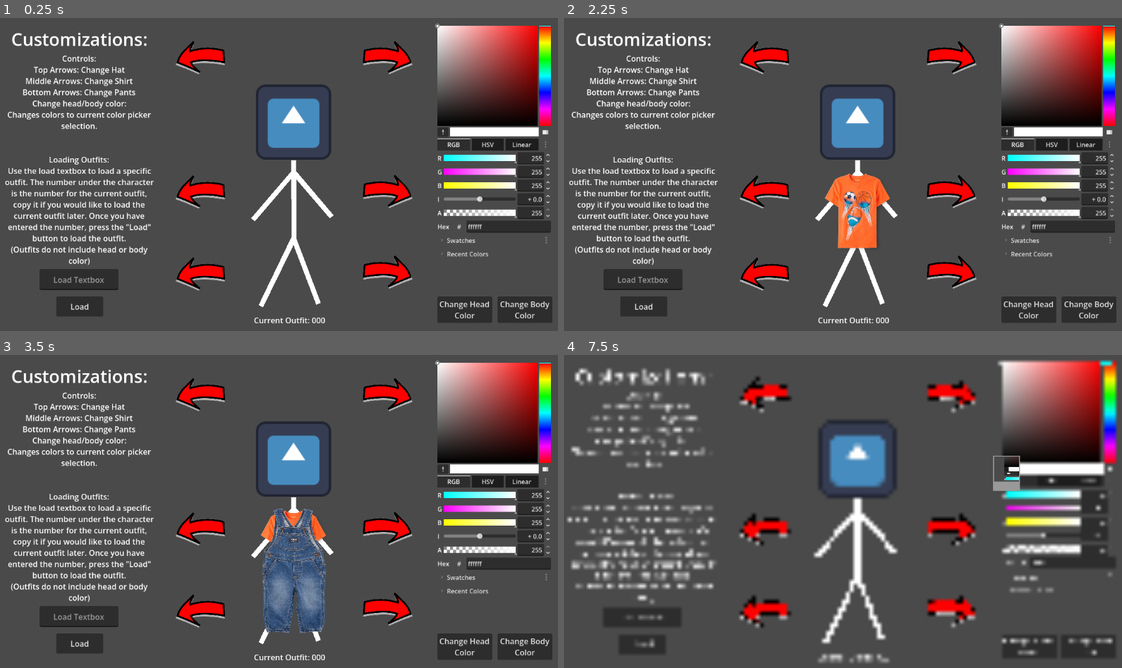
Above: before the commit, frames 1-4 (two rows, left to right).
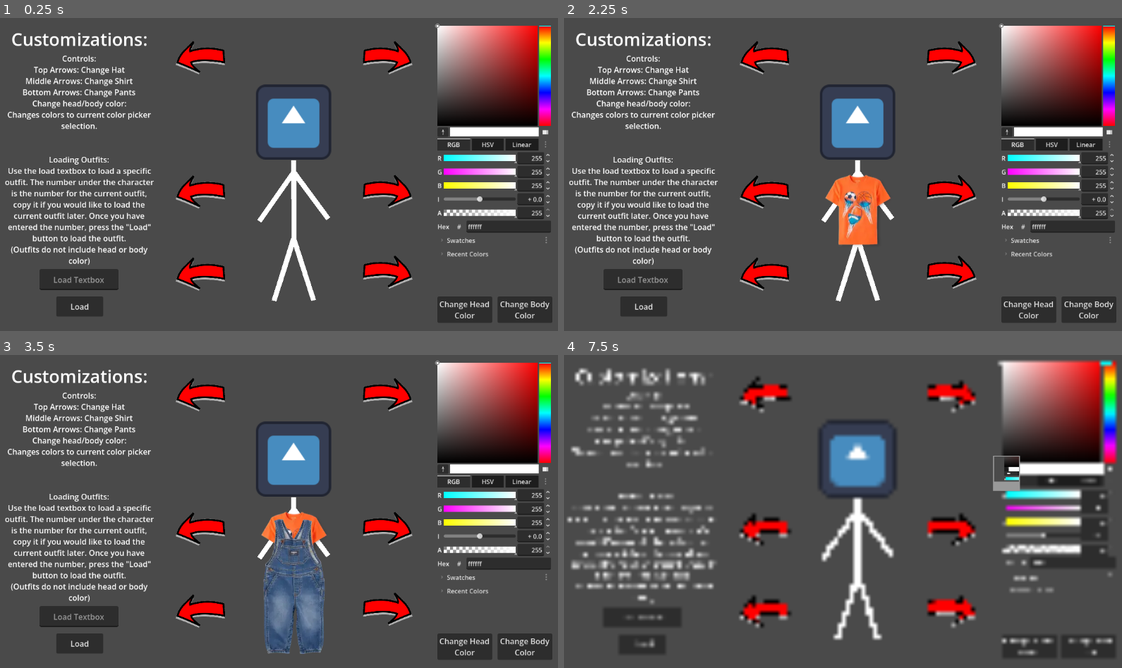
Above: after the commit, the same moments.

Repository: CISC204-S26/project3-rodrigoq
Game: Godot game, scene res://Scenes/Main.tscn
Two runs of this game, one before a commit and one after it. Both use one fixed random seed, a clock stepped at 60 frames per second and the inputs below. The engine's default icon, where the game draws it, is replaced by a stand-in: a white triangle on a blue panel in a dark square.
Inputs (mouse positions are in pixels of both pictures, inside the frame that each line leads up to):
- Up to frame 1 (0.25 s): no input
- Up to frame 2 (2.25 s): click (949, 58) at 0.5 s; click (764, 58) at 1.25 s; click (949, 193) at 2 s
- Up to frame 3 (3.5 s): click (385, 611) at 2.75 s
- Up to frame 4 (7.5 s): click (764, 530) at 3.5 s; click (764, 611) at 4.25 s; click "Load" at 5 s; click "Change Head Color" at 5.75 s; click "Change Body Color" at 6.5 s; click (1004, 470) at 7.25 s

The runs differ from the first frame. In frame 1, 1.0% of the frame differs, in the area x 45-60%, y 49-98%; in frame 2, 1.4%; in frame 3, 3.2%; in frame 4, 1.5%.

Commit message:
Standardized image scales, implemented load function, added outfit 3
Resized all images to be at scale (1,1), added a third outfit, and implemented the load textbox and button to be able to load outfits

Diff:
--- a/project-3-character-creator/Scenes/Main.tscn
+++ b/project-3-character-creator/Scenes/Main.tscn
@@ -2,21 +2,25 @@
 
 [ext_resource type="Texture2D" uid="uid://bbrkhoeyo0blt" path="res://Assets/icon.svg" id="1_idj7w"]
 [ext_resource type="Texture2D" uid="uid://b6wgwhdrc252" path="res://Assets/Red_Arrow.png" id="2_kln2b"]
-[ext_resource type="Texture2D" uid="uid://byibpgmpbmwrv" path="res://Assets/Hats/Hat1.webp" id="3_pbw6q"]
-[ext_resource type="Script" uid="uid://hxq8twysythd" path="res://Scenes/hat_right_button.gd" id="3_v1gob"]
-[ext_resource type="Script" uid="uid://d1d6habvf8e6i" path="res://Scenes/Character.gd" id="4_50glp"]
-[ext_resource type="Script" uid="uid://bu8gdlflbe3w" path="res://Scenes/shirt_button_right.gd" id="4_grg3l"]
-[ext_resource type="Script" uid="uid://bql8k2xe1rc47" path="res://Scenes/hat_left_button.gd" id="4_jw32o"]
-[ext_resource type="Texture2D" uid="uid://2otudy4p8diy" path="res://Assets/Shirts/Shirt1.webp" id="4_v1gob"]
-[ext_resource type="Script" uid="uid://crwswwmnt8udx" path="res://Scenes/pants_button_right.gd" id="5_frkhe"]
-[ext_resource type="Texture2D" uid="uid://dwphek3syii3o" path="res://Assets/Pants/Pants1.webp" id="5_jw32o"]
-[ext_resource type="Script" uid="uid://hu1sgcrle2ck" path="res://Scenes/shirt_button_left.gd" id="6_1p5hy"]
-[ext_resource type="Script" uid="uid://cv4gwpokuh7ac" path="res://Scenes/pants_button_left.gd" id="7_h1m7h"]
-[ext_resource type="Texture2D" uid="uid://b3k6110j0tsl6" path="res://Assets/Hats/Hat2.webp" id="11_2w5on"]
-[ext_resource type="Texture2D" uid="uid://b8lfnt2pfj7g7" path="res://Assets/Shirts/Shirt2.webp" id="13_346fj"]
-[ext_resource type="Script" uid="uid://dmwxr6hmvl0fl" path="res://Scenes/head_color_button.gd" id="13_frkhe"]
-[ext_resource type="Script" uid="uid://dmq7672lsedb0" path="res://Scenes/body_color_button.gd" id="14_1p5hy"]
-[ext_resource type="Texture2D" uid="uid://hmoe221eurhj" path="res://Assets/Pants/Pants2.webp" id="15_0sclb"]
+[ext_resource type="Texture2D" uid="uid://bb2vrc3lf2kp1" path="res://Assets/Hats/Hat1.webp" id="3_pbw6q"]
+[ext_resource type="Script" uid="uid://hxq8twysythd" path="res://Scripts/Button Scripts/hat_right_button.gd" id="3_v1gob"]
+[ext_resource type="Script" uid="uid://d1d6habvf8e6i" path="res://Scripts/Character.gd" id="4_50glp"]
+[ext_resource type="Script" uid="uid://bu8gdlflbe3w" path="res://Scripts/Button Scripts/shirt_button_right.gd" id="4_grg3l"]
+[ext_resource type="Script" uid="uid://bql8k2xe1rc47" path="res://Scripts/Button Scripts/hat_left_button.gd" id="4_jw32o"]
+[ext_resource type="Texture2D" uid="uid://brl625p5144kt" path="res://Assets/Shirts/Shirt1.webp" id="4_v1gob"]
+[ext_resource type="Script" uid="uid://crwswwmnt8udx" path="res://Scripts/Button Scripts/pants_button_right.gd" id="5_frkhe"]
+[ext_resource type="Texture2D" uid="uid://d3n1qkusqyilc" path="res://Assets/Pants/Pants1.webp" id="5_jw32o"]
+[ext_resource type="Script" uid="uid://hu1sgcrle2ck" path="res://Scripts/Button Scripts/shirt_button_left.gd" id="6_1p5hy"]
+[ext_resource type="Script" uid="uid://cv4gwpokuh7ac" path="res://Scripts/Button Scripts/pants_button_left.gd" id="7_h1m7h"]
+[ext_resource type="Texture2D" uid="uid://cwyx6a870gm28" path="res://Assets/Hats/Hat2.webp" id="11_2w5on"]
+[ext_resource type="Texture2D" uid="uid://dupb3tm6yqmp7" path="res://Assets/Hats/Hat3.webp" id="12_sxkr1"]
+[ext_resource type="Texture2D" uid="uid://bmi1lnul8b7vh" path="res://Assets/Shirts/Shirt2.webp" id="13_346fj"]
+[ext_resource type="Script" uid="uid://dmwxr6hmvl0fl" path="res://Scripts/Button Scripts/head_color_button.gd" id="13_frkhe"]
+[ext_resource type="Script" uid="uid://dmq7672lsedb0" path="res://Scripts/Button Scripts/body_color_button.gd" id="14_1p5hy"]
+[ext_resource type="Script" uid="uid://cx5d10gxpmwoo" path="res://Scenes/load.gd" id="14_fq0cl"]
+[ext_resource type="Texture2D" uid="uid://bd60d6k0w1jeb" path="res://Assets/Pants/Pants2.webp" id="15_0sclb"]
+[ext_resource type="Texture2D" uid="uid://ksmdw52uw7x5" path="res://Assets/Shirts/Shirt3.webp" id="15_fq0cl"]
+[ext_resource type="Texture2D" uid="uid://dvg0wcc53gfsw" path="res://Assets/Pants/Pants3.png" id="18_hwpts"]
 
 [node name="Node2D" type="Node2D" unique_id=683501601]
 metadata/_edit_lock_ = true
@@ -26,78 +30,6 @@
 offset_bottom = 651.0
 color = Color(0.29031694, 0.29031694, 0.29031694, 1)
 metadata/_edit_lock_ = true
-
-[node name="HatRightButton" type="TextureButton" parent="." unique_id=1411726065]
-offset_left = 735.0
-offset_top = 48.0
-offset_right = 1105.0
-offset_bottom = 304.0
-scale = Vector2(0.3, 0.3)
-texture_normal = ExtResource("2_kln2b")
-script = ExtResource("3_v1gob")
-
-[node name="HatLeftButton" type="TextureButton" parent="." unique_id=1190022759]
-offset_left = 356.016
-offset_top = 48.0
-offset_right = 726.016
-offset_bottom = 304.0
-scale = Vector2(0.3, 0.3)
-texture_normal = ExtResource("2_kln2b")
-flip_h = true
-script = ExtResource("4_jw32o")
-
-[node name="ShirtButtonRight" type="TextureButton" parent="." unique_id=716635720]
-offset_left = 735.0
-offset_top = 322.0
-offset_right = 1105.0
-offset_bottom = 578.0
-scale = Vector2(0.3, 0.3)
-texture_normal = ExtResource("2_kln2b")
-script = ExtResource("4_grg3l")
-
-[node name="PantsButtonRight" type="TextureButton" parent="." unique_id=192894454]
-offset_left = 735.0
-offset_top = 487.00003
-offset_right = 1105.0
-offset_bottom = 743.0
-scale = Vector2(0.3, 0.3)
-texture_normal = ExtResource("2_kln2b")
-script = ExtResource("5_frkhe")
-
-[node name="ShirtButtonLeft" type="TextureButton" parent="." unique_id=1903119268]
-offset_left = 356.016
-offset_top = 323.0
-offset_right = 726.016
-offset_bottom = 579.0
-scale = Vector2(0.3, 0.3)
-texture_normal = ExtResource("2_kln2b")
-flip_h = true
-script = ExtResource("6_1p5hy")
-
-[node name="PantsButtonLeft" type="TextureButton" parent="." unique_id=408437656]
-offset_left = 356.016
-offset_top = 491.00003
-offset_right = 726.016
-offset_bottom = 747.0
-scale = Vector2(0.3, 0.3)
-texture_normal = ExtResource("2_kln2b")
-flip_h = true
-script = ExtResource("7_h1m7h")
-
-[node name="LoadTextbox" type="LineEdit" parent="." unique_id=61722234]
-offset_left = 81.0
-offset_top = 517.0
-offset_right = 242.0
-offset_bottom = 560.0
-placeholder_text = "Load Textbox"
-alignment = 1
-
-[node name="LoadButton" type="Button" parent="." unique_id=1891783508]
-offset_left = 115.0
-offset_top = 573.0
-offset_right = 211.0
-offset_bottom = 614.0
-text = "Load"
 
 [node name="InstructionHeader" type="Label" parent="." unique_id=1333156263]
 offset_right = 325.0
@@ -145,51 +77,60 @@
 
 [node name="Body" type="Line2D" parent="Character/Visuals" unique_id=906710437]
 position = Vector2(5, 0)
-points = PackedVector2Array(595, 294, 596, 454, 528, 593, 595, 454, 646, 588, 596, 456, 596, 319, 673, 410, 595, 319, 512, 416)
+points = PackedVector2Array(595, 294, 596, 454, 555, 582, 595, 454, 636, 581, 596, 456, 596, 319, 666, 414, 595, 319, 525, 419)
 
 [node name="Clothes" type="Node2D" parent="Character/Visuals" unique_id=5460689]
 
 [node name="Hats" type="Node2D" parent="Character/Visuals/Clothes" unique_id=43328334]
 
-[node name="Hat1" type="Sprite2D" parent="Character/Visuals/Clothes/Hats" unique_id=1934057207]
-visible = false
-position = Vector2(601, 99)
-scale = Vector2(0.12249169, 0.14283554)
+[node name="Hat2" type="Sprite2D" parent="Character/Visuals/Clothes/Hats" unique_id=526932455]
+visible = false
+position = Vector2(599, 102)
+texture = ExtResource("11_2w5on")
+
+[node name="Hat1" type="Sprite2D" parent="Character/Visuals/Clothes/Hats" unique_id=1424496766]
+visible = false
+position = Vector2(597, 107)
 texture = ExtResource("3_pbw6q")
 
-[node name="Hat2" type="Sprite2D" parent="Character/Visuals/Clothes/Hats" unique_id=25862964]
-visible = false
-position = Vector2(600.25, 117.99999)
-scale = Vector2(0.2505, 0.215)
-texture = ExtResource("11_2w5on")
+[node name="Hat3" type="Sprite2D" parent="Character/Visuals/Clothes/Hats" unique_id=1685860189]
+visible = false
+position = Vector2(598, 117)
+texture = ExtResource("12_sxkr1")
 
 [node name="Shirts" type="Node2D" parent="Character/Visuals/Clothes" unique_id=1359271969]
 
-[node name="Shirt1" type="Sprite2D" parent="Character/Visuals/Clothes/Shirts" unique_id=1426271757]
-visible = false
-position = Vector2(602, 397.00003)
-scale = Vector2(0.41462547, 0.4434454)
+[node name="Shirt1" type="Sprite2D" parent="Character/Visuals/Clothes/Shirts" unique_id=1765173951]
+visible = false
+position = Vector2(603, 395)
 texture = ExtResource("4_v1gob")
 
-[node name="Shirt2" type="Sprite2D" parent="Character/Visuals/Clothes/Shirts" unique_id=1726584406]
-visible = false
-position = Vector2(599, 399.5)
-scale = Vector2(0.0864, 0.0844)
+[node name="Shirt2" type="Sprite2D" parent="Character/Visuals/Clothes/Shirts" unique_id=1289440603]
+visible = false
+position = Vector2(598, 399)
 texture = ExtResource("13_346fj")
 
+[node name="Shirt3" type="Sprite2D" parent="Character/Visuals/Clothes/Shirts" unique_id=157415707]
+visible = false
+position = Vector2(603, 386)
+texture = ExtResource("15_fq0cl")
+
 [node name="Pants" type="Node2D" parent="Character/Visuals/Clothes" unique_id=1706810488]
 
-[node name="Pants1" type="Sprite2D" parent="Character/Visuals/Clothes/Pants" unique_id=1533709182]
-visible = false
-position = Vector2(601.00006, 445)
-scale = Vector2(0.2066667, 0.18449993)
+[node name="Pants1" type="Sprite2D" parent="Character/Visuals/Clothes/Pants" unique_id=1597075339]
+visible = false
+position = Vector2(601, 477)
 texture = ExtResource("5_jw32o")
 
-[node name="Pants2" type="Sprite2D" parent="Character/Visuals/Clothes/Pants" unique_id=1042417143]
-visible = false
-position = Vector2(599, 496.125)
-scale = Vector2(0.17499998, 0.1728125)
+[node name="Pants2" type="Sprite2D" parent="Character/Visuals/Clothes/Pants" unique_id=2062145512]
+visible = false
+position = Vector2(597, 495)
 texture = ExtResource("15_0sclb")
+
+[node name="Pants3" type="Sprite2D" parent="Character/Visuals/Clothes/Pants" unique_id=1119727092]
+visible = false
+position = Vector2(601, 507)
+texture = ExtResource("18_hwpts")
 
 [node name="HeadColorButton" type="Button" parent="." unique_id=499713501]
 offset_left = 894.0
@@ -217,8 +158,88 @@
 scale = Vector2(0.8, 0.8)
 
 [node name="OutfitNumber" type="Label" parent="." unique_id=119716018]
+visible = false
 offset_left = 519.0
 offset_top = 610.0
 offset_right = 678.0
 offset_bottom = 633.0
 text = "Current Outfit: 000"
+
+[node name="Load" type="CanvasLayer" parent="." unique_id=1634157333]
+script = ExtResource("14_fq0cl")
+
+[node name="LoadTextbox" type="LineEdit" parent="Load" unique_id=61722234]
+offset_left = 81.0
+offset_top = 517.0
+offset_right = 242.0
+offset_bottom = 560.0
+placeholder_text = "Load Textbox"
+alignment = 1
+
+[node name="LoadButton" type="Button" parent="Load" unique_id=1891783508]
+offset_left = 115.0
+offset_top = 573.0
+offset_right = 211.0
+offset_bottom = 614.0
+text = "Load"
+
+[node name="OutfitButtons" type="CanvasLayer" parent="." unique_id=1698434784]
+
+[node name="PantsButtonLeft" type="TextureButton" parent="OutfitButtons" unique_id=408437656]
+offset_left = 356.016
+offset_top = 491.00003
+offset_right = 726.016
+offset_bottom = 747.0
+scale = Vector2(0.3, 0.3)
+texture_normal = ExtResource("2_kln2b")
+flip_h = true
+script = ExtResource("7_h1m7h")
+
+[node name="ShirtButtonLeft" type="TextureButton" parent="OutfitButtons" unique_id=1903119268]
+offset_left = 356.016
+offset_top = 323.0
+offset_right = 726.016
+offset_bottom = 579.0
+scale = Vector2(0.3, 0.3)
+texture_normal = ExtResource("2_kln2b")
+flip_h = true
+script = ExtResource("6_1p5hy")
+
+[node name="PantsButtonRight" type="TextureButton" parent="OutfitButtons" unique_id=192894454]
+offset_left = 735.0
+offset_top = 487.00003
+offset_right = 1105.0
+offset_bottom = 743.0
+scale = Vector2(0.3, 0.3)
+texture_normal = ExtResource("2_kln2b")
+script = ExtResource("5_frkhe")
+
+[node name="ShirtButtonRight" type="TextureButton" parent="OutfitButtons" unique_id=716635720]
+offset_left = 735.0
+offset_top = 322.0
+offset_right = 1105.0
+offset_bottom = 578.0
+scale = Vector2(0.3, 0.3)
+texture_normal = ExtResource("2_kln2b")
+script = ExtResource("4_grg3l")
+
+[node name="HatLeftButton" type="TextureButton" parent="OutfitButtons" unique_id=1190022759]
+offset_left = 356.016
+offset_top = 48.0
+offset_right = 726.016
+offset_bottom = 304.0
+scale = Vector2(0.3, 0.3)
+texture_normal = ExtResource("2_kln2b")
+flip_h = true
+script = ExtResource("4_jw32o")
+
+[node name="HatRightButton" type="TextureButton" parent="OutfitButtons" unique_id=1411726065]
+offset_left = 735.0
+offset_top = 48.0
+offset_right = 1105.0
+offset_bottom = 304.0
+scale = Vector2(0.3, 0.3)
+texture_normal = ExtResource("2_kln2b")
+script = ExtResource("3_v1gob")
+
+[connection signal="pressed" from="Load/LoadButton" to="Load" method="_on_load_button_pressed"]
--- /dev/null
+++ b/project-3-character-creator/Scenes/load.gd
@@ -0,0 +1,9 @@
+extends CanvasLayer
+
+@onready var load_textbox = $LoadTextbox
+
+
+
+func _on_load_button_pressed() -> void:
+	var code = load_textbox.text
+	GameState.load_outfit_code(code)
--- a/project-3-character-creator/Scripts/game_state.gd
+++ b/project-3-character-creator/Scripts/game_state.gd
@@ -7,17 +7,20 @@
 var hats = [
 	null,
 	preload("res://Assets/Hats/Hat1.webp"),
-	preload("res://Assets/Hats/Hat2.webp")
+	preload("res://Assets/Hats/Hat2.webp"),
+	preload("res://Assets/Hats/Hat3.webp")
 ]
 var shirts = [
 	null,
 	preload	("res://Assets/Shirts/Shirt1.webp"),
-	preload("res://Assets/Shirts/Shirt2.webp")
+	preload("res://Assets/Shirts/Shirt2.webp"),
+	preload("res://Assets/Shirts/Shirt3.webp")
 ]
 var pants = [
 	null,
 	preload("res://Assets/Pants/Pants1.webp"),
-	preload("res://Assets/Pants/Pants2.webp")
+	preload("res://Assets/Pants/Pants2.webp"),
+	preload("res://Assets/Pants/Pants3.png")
 ]
 
 signal hat_changed
@@ -60,3 +63,44 @@
 		pantsIndex = pants.size() - 1
 	print("Current Pants: ", pantsIndex)
 	pants_changed.emit(pantsIndex)
+
+func load_outfit_code(code: String):
+	#Checks if code is exactly 3 characters long
+	if code.length() != 3:
+		print("Invalid code length")
+		return
+
+	#Checks if all characters are numbers
+	if !code.is_valid_int():
+		print("Code must contain only numbers")
+		return
+
+	#Convert each digit into an int
+	var hat = int(code[0])
+	var shirt = int(code[1])
+	var pant = int(code[2])
+
+	#Checks if numbers are within a valid range
+	if hat >= hats.size():
+		print("Invalid hat index")
+		return
+
+	if shirt >= shirts.size():
+		print("Invalid shirt index")
+		return
+
+	if pant >= pants.size():
+		print("Invalid pants index")
+		return
+
+	#Change/apply outfit
+	hatIndex = hat
+	shirtIndex = shirt
+	pantsIndex = pant
+
+	#Update Visuals
+	hat_changed.emit(hatIndex)
+	shirt_changed.emit(shirtIndex)
+	pants_changed.emit(pantsIndex)
+
+	print("Loaded outfit code: ", code)
Binary file changed: project-3-character-creator/Assets/Hats/Hat1.webp
Not shown, changed: project-3-character-creator/Assets/Hats/Hat1.webp.import
Binary file changed: project-3-character-creator/Assets/Hats/Hat2.webp
Not shown, changed: project-3-character-creator/Assets/Hats/Hat2.webp.import
Binary file added: project-3-character-creator/Assets/Hats/Hat3.webp
Not shown, changed: project-3-character-creator/Assets/Hats/Hat3.webp.import
Binary file changed: project-3-character-creator/Assets/Pants/Pants1.webp
Binary file changed: project-3-character-creator/Assets/Pants/Pants2.webp
Not shown, changed: project-3-character-creator/Assets/Pants/Pants2.webp.import
Binary file added: project-3-character-creator/Assets/Pants/Pants3.png
Not shown, added: project-3-character-creator/Assets/Pants/Pants3.png.import
Binary file changed: project-3-character-creator/Assets/Shirts/Shirt1.webp
(and 24 more such lines)
